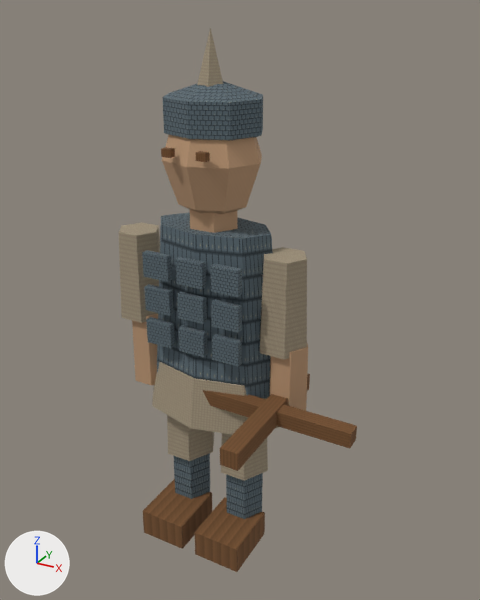
Two versions of the glTF model app/src/main/assets/3d/field/unit-CROSSBOW-lod0.glb, one commit apart.
One viewpoint serves both versions: a 50 mm lens placed at (0.269, -0.444, 0.461), pointed at (0.042, -0.032, 0.254). Lighting does not change. The marker at lower left points along +X, +Y and +Z. The first picture is the older version. Vertices at exactly the same position are counted once.

The scene before the commit, as lines of its bpy script (objects in view):
```python
me_mesh_0 = bpy.data.meshes.new('Mesh_0')
me_mesh_0.from_pydata(...)  # 373 vertices, 477 faces; spans x -0.098..0.14, y -0.1..0.044, z 0.0..0.448
me_mesh_0.materials.append(mat_material_0)
ob_mesh_0 = bpy.data.objects.new('Mesh_0', me_mesh_0)
ob_mesh_0.location = (0.0, 0.0, 0.0)
```
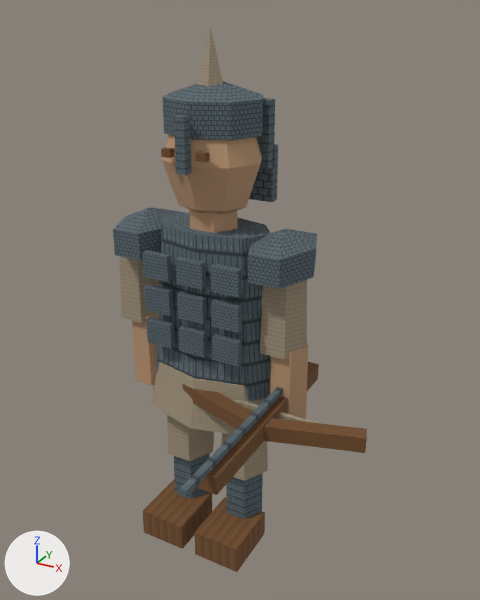
Location of each change, [x1, y1, x2, y2] in pixels of the pictures (480 x 600 px; the box of a moved part takes in the faces that stretch with it):
'Mesh_0', reshaped (7% wider)
    before: [119, 27, 357, 572]
    after: [113, 27, 367, 572]
part 1 of me_mesh_0, added
    after: [256, 98, 275, 169]
part 2 of me_mesh_0, added (blue)
    after: [174, 115, 191, 175]
part 3 of me_mesh_0, added
    after: [249, 144, 278, 202]
part 4 of me_mesh_0, moved or reshaped
    before: [220, 374, 310, 471]
    after: [198, 362, 319, 495]
part 5 of me_mesh_0, moved or reshaped
    before: [203, 390, 357, 448]
    after: [231, 399, 367, 442]
part 6 of me_mesh_0, added
    after: [179, 387, 283, 498]
part 7 of me_mesh_0, added (blue)
    after: [113, 207, 185, 260]
part 8 of me_mesh_0, added (blue)
    after: [248, 229, 317, 289]
part 9 of me_mesh_0, added (brown)
    after: [182, 384, 367, 453]

Patch to the scene script:
```diff
--- a/app/src/main/assets/3d/field/unit-CROSSBOW-lod0.glb.py
+++ b/app/src/main/assets/3d/field/unit-CROSSBOW-lod0.glb.py
@@ me_mesh_0 @@
 # used by ob_mesh_0; location = (0.0, 0.0, 0.0)
-me_mesh_0.from_pydata(...)  # 373 vertices, 477 faces; spans x -0.098..0.14, y -0.1..0.044, z 0.0..0.448
+me_mesh_0.from_pydata(...)  # 477 vertices, 611 faces; spans x -0.098..0.152, y -0.16..0.05, z 0.0..0.448
+# me_mesh_0 part 1: the loose piece of 8 vertices spanning x 0.01..0.018, y -0.04..-0.034, z 0.36..0.366 is copied, and the copy is scaled about its middle by (1.5, 1.67, 8.67), then moved by (0.017, 0.065, 0.008); it spans x 0.025..0.037, y 0.023..0.033, z 0.345..0.397
+# me_mesh_0 part 2: the loose piece of 8 vertices spanning x 0.01..0.018, y -0.04..-0.034, z 0.36..0.366 is copied, and the copy is scaled about its middle by (1, 1.33, 6.83), then moved by (-0.014, -0.004, 0.007); it spans x -0.004..0.004, y -0.045..-0.037, z 0.35..0.391
+# me_mesh_0 part 3: the loose piece of 8 vertices spanning x 0.01..0.018, y -0.04..-0.034, z 0.36..0.366 is copied, and the copy is scaled about its middle by (9.25, 1.5, 7.5), then moved by (-0.014, 0.072, -0.024); it spans x -0.037..0.037, y 0.031..0.04, z 0.316..0.361
+# me_mesh_0 part 4: the loose piece of 8 vertices spanning x 0.062..0.078, y -0.1..0.03, z 0.153..0.168 is scaled about its middle by (1, 1.38, 1), then moved by (0.0, -0.005, 0.0)
+# me_mesh_0 part 5: the loose piece of 8 vertices spanning x 0.0..0.14, y -0.036..-0.023, z 0.154..0.167 is scaled about its middle by (1.14, 0.308, 0.308)
+# me_mesh_0 part 6: the loose piece of 8 vertices spanning x 0.062..0.078, y -0.1..0.03, z 0.153..0.168 is copied, and the copy is scaled about its middle by (0.333, 1.23, 0.333), then moved by (0.0, -0.045, 0.013); it spans x 0.068..0.072, y -0.16..0.0, z 0.17..0.176
+# me_mesh_0 part 7: a new loose piece of 24 vertices spanning x -0.089..-0.037, y -0.034..0.034, z 0.26..0.306, in mat_material_0
+# me_mesh_0 part 8: a new loose piece of 24 vertices spanning x 0.037..0.089, y -0.034..0.034, z 0.26..0.306, in mat_material_0
+# me_mesh_0 part 9
+# 8 vertices are added at x -0.012..0.152, y -0.061..-0.024, z 0.154
+# 8 new vertices lie (0.0, 0.0, 0.013) away from vertices in x -0.012..0.152, y -0.061..-0.024, z 0.154
+# 20 new faces join them
+# other edits to the shape of me_mesh_0 do not show in these pictures
 me_mesh_0.materials.append(mat_material_0)
```
